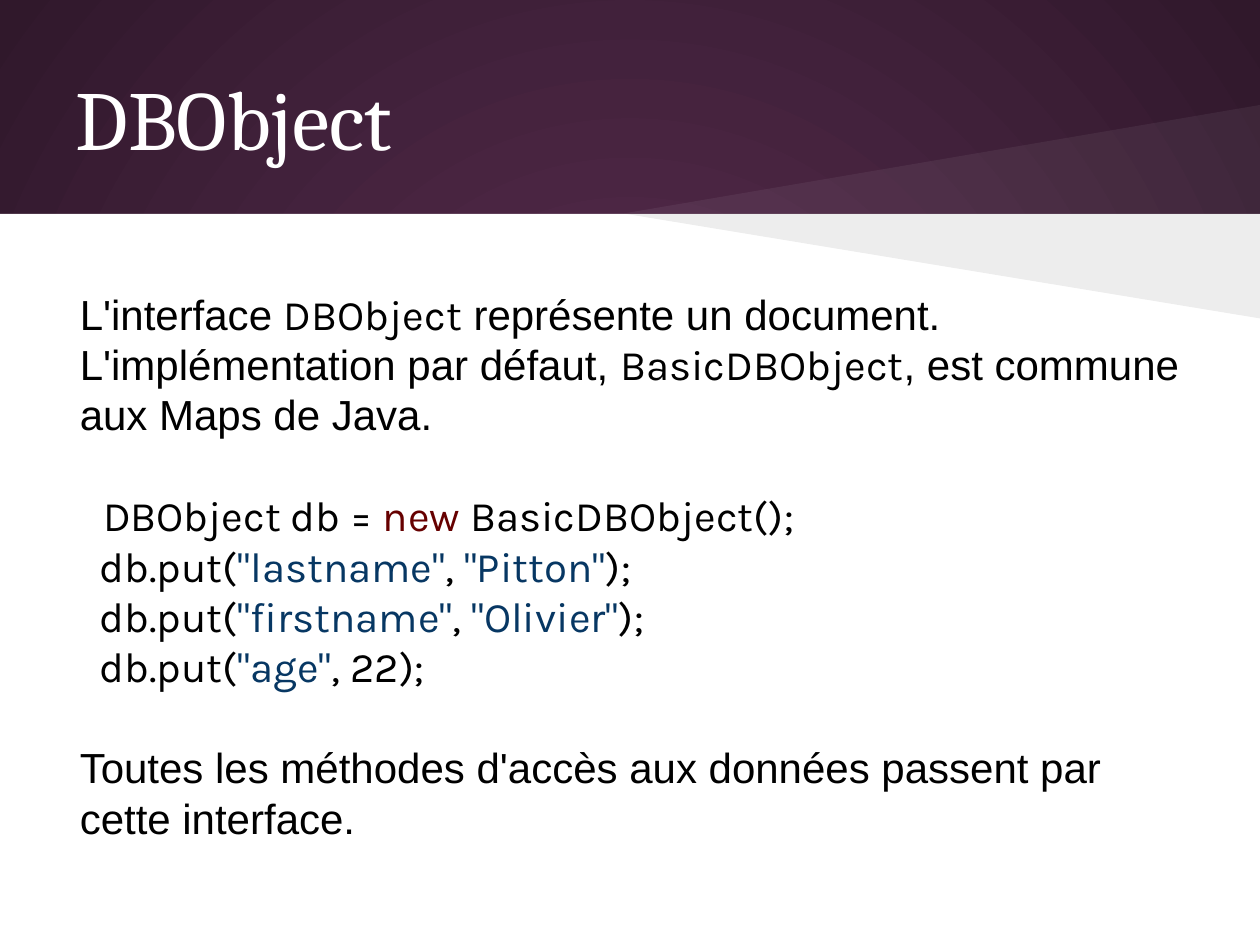
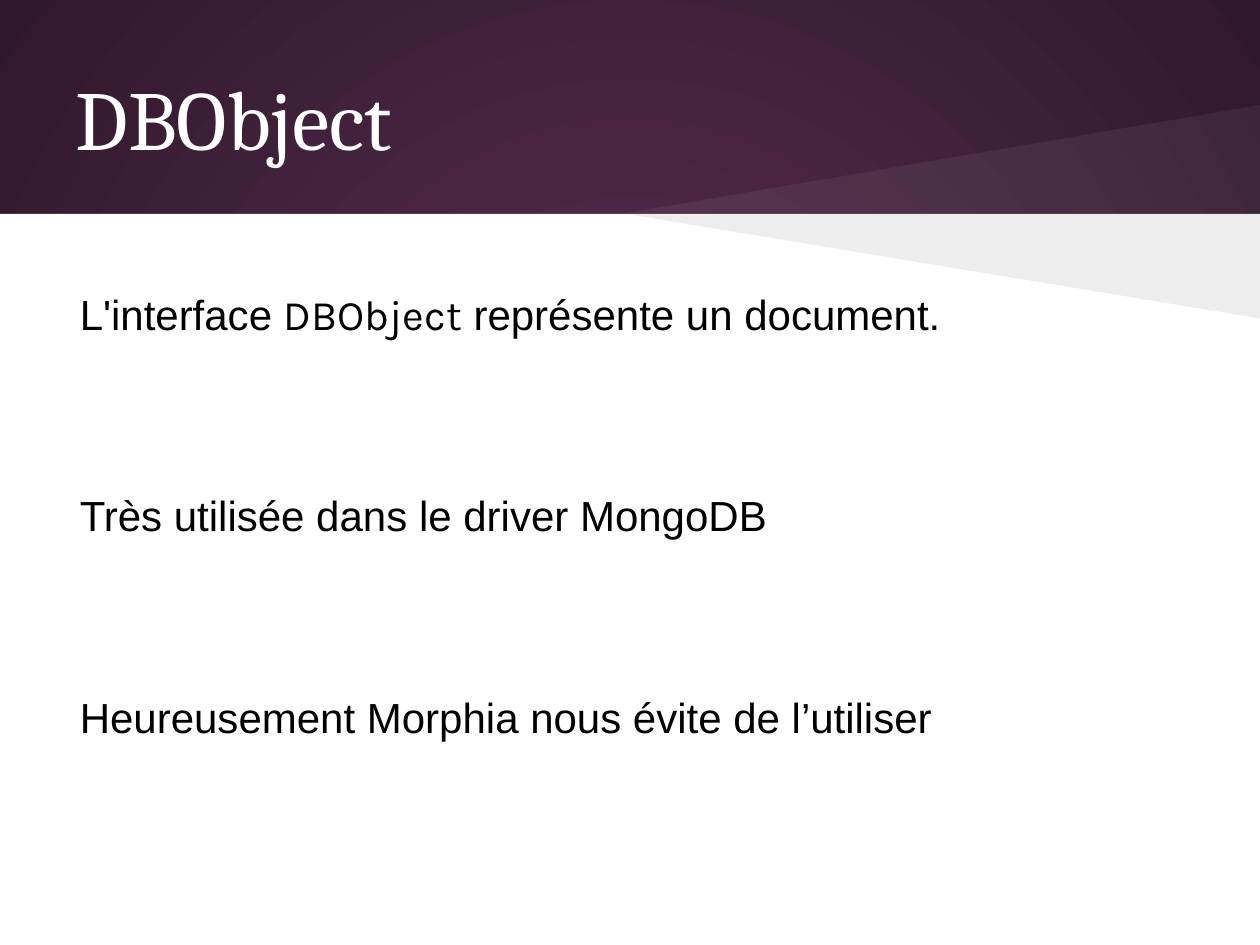
Before and after one commit to olivier-pitton/dant, a slide deck: slide 17 of mongodb/Cours_NoSQL.pptx (slide 16 before the commit). Drawn at 1260x945 pixels with LibreOffice and Linux fonts; fonts in the diff are those of the drawing. Boxes give left, top, right and bottom in pixels: in the first picture for what was removed or moved away, otherwise in the second. Text is boxed around its words. In the diff, an @@ line names an element or a change of style, - is before the commit and + after.

Commit message:
update mongodb

```diff
--- a/mongodb/Cours_NoSQL.pptx
+++ b/mongodb/Cours_NoSQL.pptx
@@ text at bbox=[80, 299, 940, 741]: text changed @@
-L'interface DBObject représente un document. L'implémentation par défaut, BasicDBObject, est commune aux Maps de Java.
-DBObject db = new BasicDBObject();
-db.put("lastname", "Pitton");
-db.put("firstname", "Olivier");
-db.put("age", 22);
-Toutes les méthodes d'accès aux données passent par cette interface.
+L'interface DBObject représente un document.
+Très utilisée dans le driver MongoDB
+Heureusement Morphia nous évite de l’utiliser
```
Also in this commit, not shown: 10 other slides changed, 5 slides added, 12 slides removed, 5 other files.
